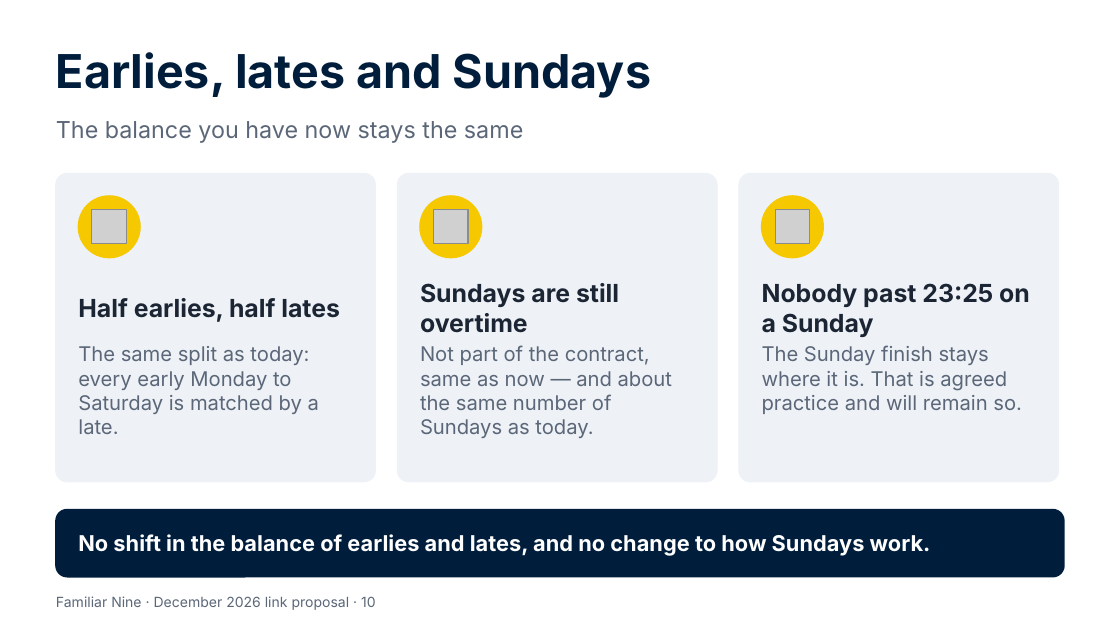
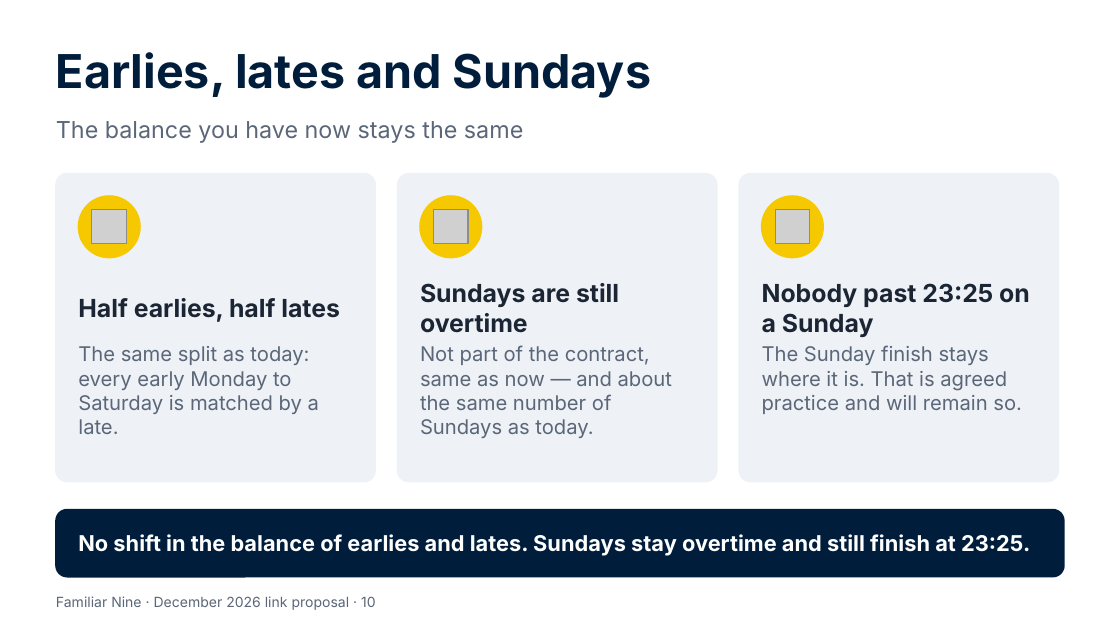
Before and after one commit to Garethdavidmiller/roster-app, a slide deck: slide 10 of docs/proposals/presentations/Familiar-Nine-for-colleagues.pptx. Drawn at 1120x630 pixels with LibreOffice and Linux fonts; fonts in the diff are those of the drawing; grey boxes stand for pictures. Boxes give left, top, right and bottom in pixels: in the first picture for what was removed or moved away, otherwise in the second. Text is boxed around its words. In the diff, an @@ line names an element or a change of style, - is before the commit and + after.

```diff
--- a/docs/proposals/presentations/Familiar-Nine-for-colleagues.pptx
+++ b/docs/proposals/presentations/Familiar-Nine-for-colleagues.pptx
@@ text at box(78, 534, 1030, 556): text changed @@
-No shift in the balance of earlies and lates, and no change to how Sundays work.
+No shift in the balance of earlies and lates. Sundays stay overtime and still finish at 23:25.
```
Also in this commit, not shown: 1 other slide changed, 21 other files.
